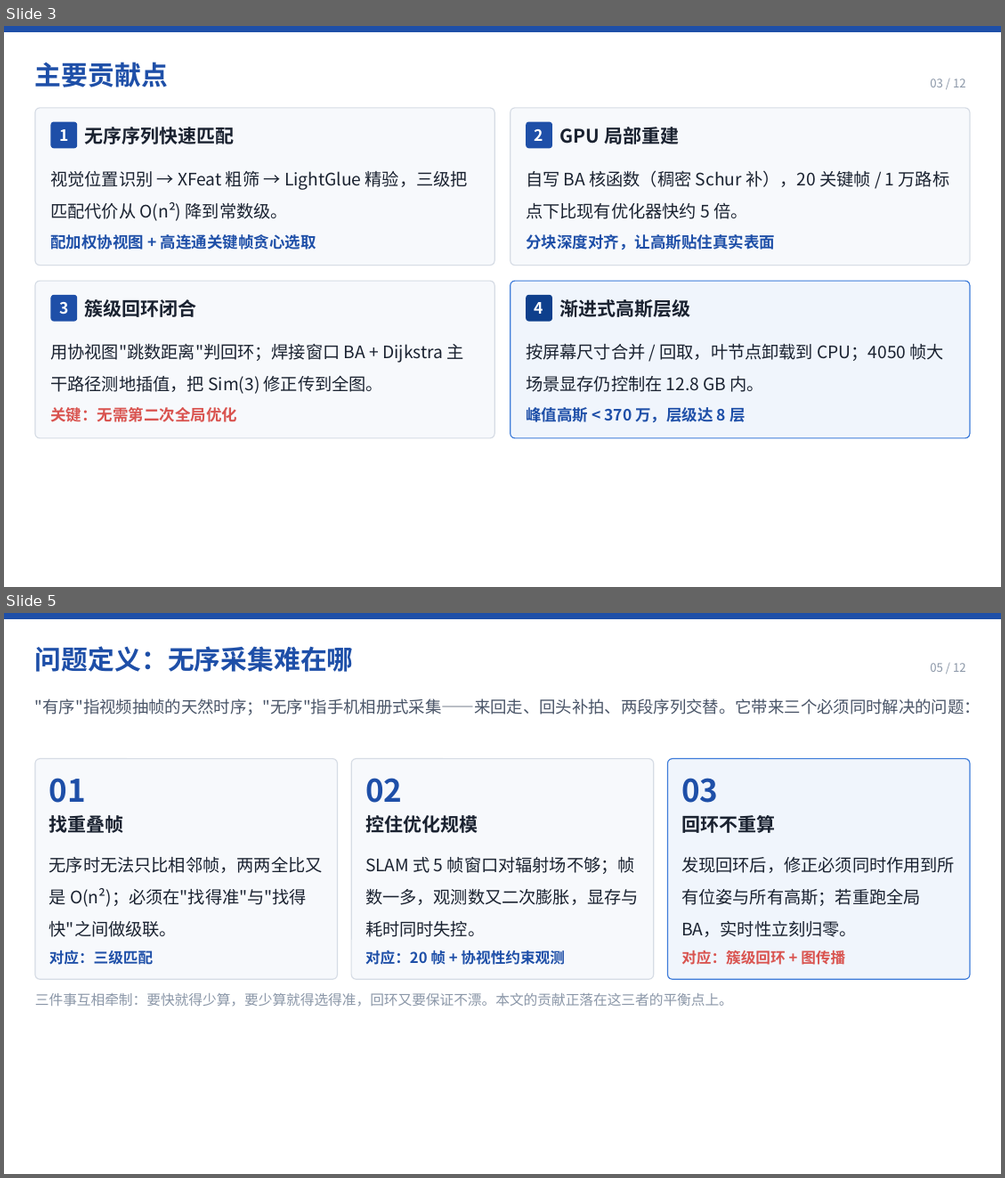
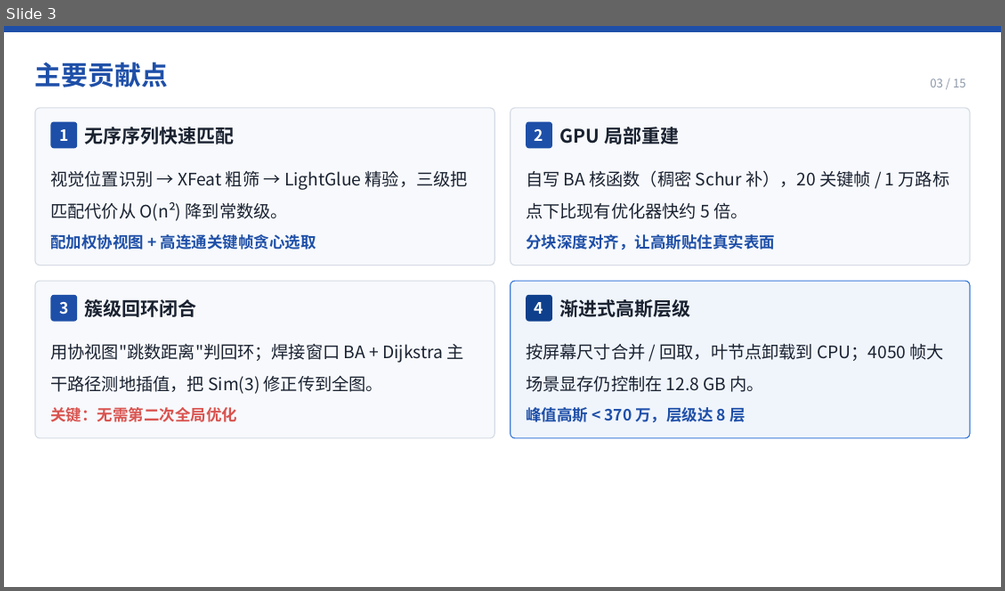
Before and after one commit to LeoZhengWei/ecnu-cs, a slide deck: ecnu-cg/02-PPT/PPT-即时三维高斯泼溅重建.pptx. Shown one above the other, each under a label of ours: slides 3 and 5 before the commit, slide 3 after it; the slides between them are not shown. The pictures are 1005x1178 and 1005x591 pixels, drawn with LibreOffice and Linux fonts; fonts in the diff are those of the drawing. Boxes give left, top, right and bottom in pixels: in the first picture for what was removed or moved away, otherwise in the second. Text is boxed around its words. In the diff, an @@ line names an element or a change of style, - is before the commit and + after.

```diff
--- a/ecnu-cg/02-PPT/PPT-即时三维高斯泼溅重建.pptx
+++ b/ecnu-cg/02-PPT/PPT-即时三维高斯泼溅重建.pptx
@@ slide 5 removed at (4, 613, 1001, 1174), background #FFFFFF @@
@@ rectangle removed at (4, 613, 1001, 619) @@
@@ text removed at (35, 646, 354, 672) @@
-问题定义：无序采集难在哪
@@ text removed at (930, 663, 966, 672) @@
-05 / 12
@@ text removed at (35, 698, 980, 715) @@
-"有序"指视频抽帧的天然时序；"无序"指手机相册式采集——来回走、回头补拍、两段序列交替。它带来三个必须同时解决的问题：
@@ rounded rectangle removed at (35, 759, 338, 980) @@
@@ rounded rectangle removed at (352, 759, 654, 980) @@
@@ rounded rectangle removed at (668, 759, 971, 980) @@
@@ text removed at (49, 778, 86, 803) @@
-01
@@ text removed at (365, 778, 402, 803) @@
-02
@@ text removed at (681, 778, 718, 803) @@
-03
@@ text removed at (49, 813, 124, 836) @@
-找重叠帧
@@ text removed at (365, 815, 477, 833) @@
-控住优化规模
@@ text removed at (681, 815, 775, 833) @@
-回环不重算
@@ text removed at (49, 856, 323, 937) @@
-无序时无法只比相邻帧，两两全比又是 O(n²)；必须在"找得准"与"找得快"之间做级联。
@@ text removed at (365, 857, 639, 937) @@
-SLAM 式 5 帧窗口对辐射场不够；帧数一多，观测数又二次膨胀，显存与耗时同时失控。
@@ text removed at (681, 857, 955, 937) @@
-发现回环后，修正必须同时作用到所有位姿与所有高斯；若重跑全局 BA，实时性立刻归零。
@@ text removed at (49, 949, 154, 965) @@
-对应：三级匹配
@@ text removed at (365, 949, 565, 965) @@
-对应：20 帧 + 协视性约束观测
@@ text removed at (681, 950, 845, 965) @@
-对应：簇级回环 + 图传播
@@ text removed at (35, 993, 733, 1006) @@
-三件事互相牵制：要快就得少算，要少算就得选得准，回环又要保证不漂。本文的贡献正落在这三者的平衡点上。
@@ slide 3 changed as well @@
@@ text at (930, 79, 966, 87): text changed @@
-03 / 12
+03 / 15
```
Also in this commit, not shown: 9 other slides changed, 5 slides added, 1 other slide removed, 26 other files.
